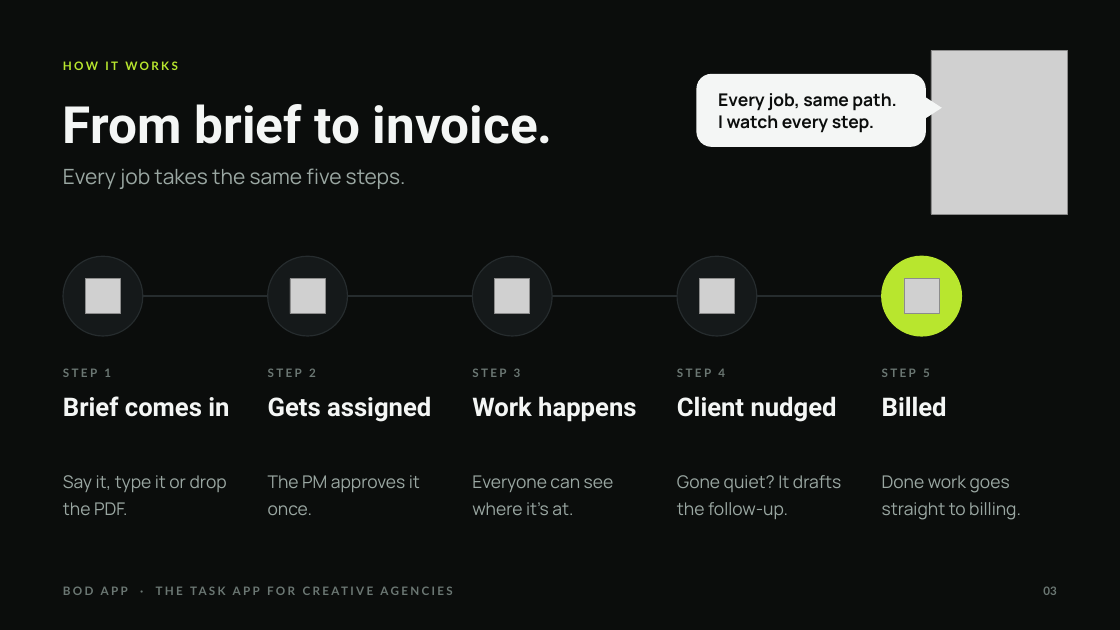
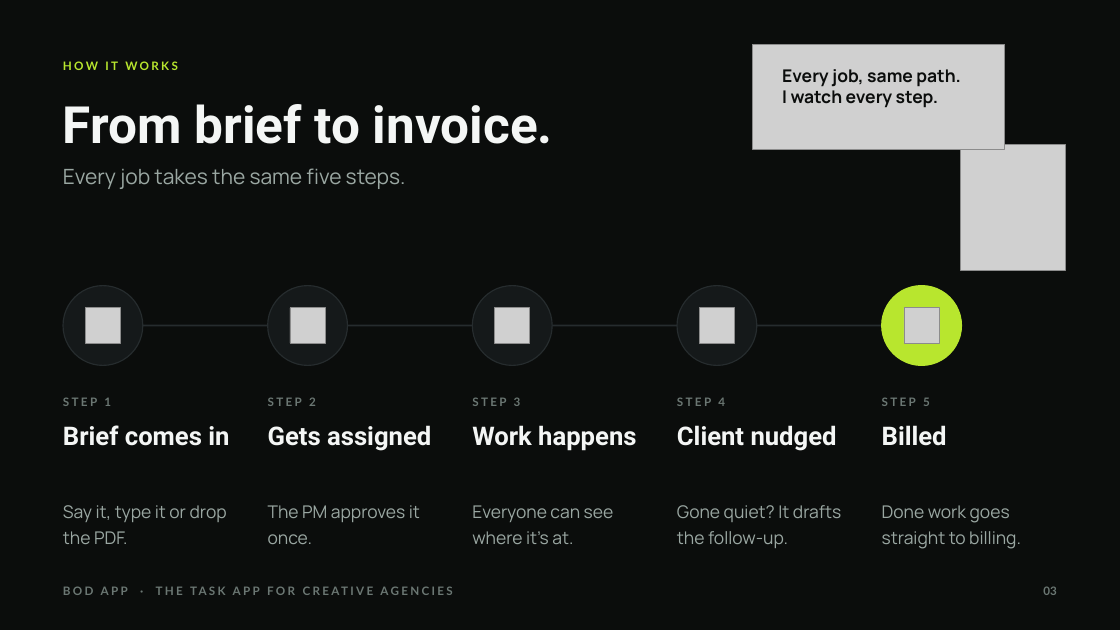
Before and after one commit to akmal-create/Claude-Works, a slide deck: slide 3 of bod-app-sales-deck/samples/Bod-App-Sample-Slides.pptx. Drawn at 1120x630 pixels with LibreOffice and Linux fonts; fonts in the diff are those of the drawing; grey boxes stand for pictures. Boxes give left, top, right and bottom in pixels: in the first picture for what was removed or moved away, otherwise in the second. Text is boxed around its words. In the diff, an @@ line names an element or a change of style, - is before the commit and + after.

```diff
--- a/bod-app-sales-deck/samples/Bod-App-Sample-Slides.pptx
+++ b/bod-app-sales-deck/samples/Bod-App-Sample-Slides.pptx
@@ picture added at [753, 45, 1005, 150] @@
@@ rounded rectangle removed at [697, 74, 926, 147] @@
@@ text "Every job, same path.": place and size @@
-text "Every job, same path." at [718, 93, 897, 133]
+text "Every job, same path." at [782, 69, 961, 107]
@@ triangle removed at [925, 97, 942, 118] @@
@@ picture: place and size @@
-picture at [931, 50, 1067, 214]
+picture at [961, 145, 1066, 271]
@@ 15 texts, 5 pictures, 5 ellipses, 1 line: place and size @@
-15 texts, 5 pictures, 5 ellipses, 1 line at [63, 256, 1021, 520]
+15 texts, 5 pictures, 5 ellipses, 1 line at [63, 286, 1021, 549]
```
Also in this commit, not shown: 3 other slides changed, 4 other files.
